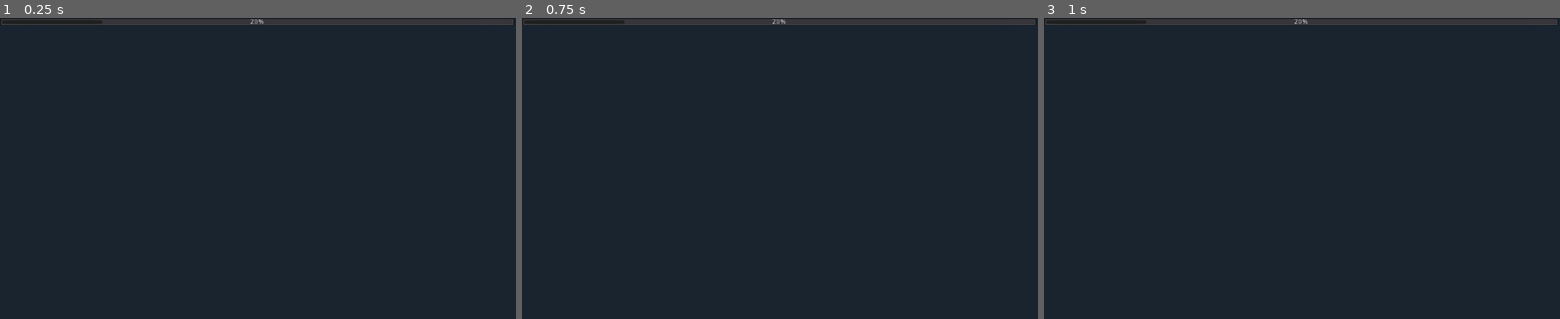
Above: before the commit, frames 1-3 (left to right).
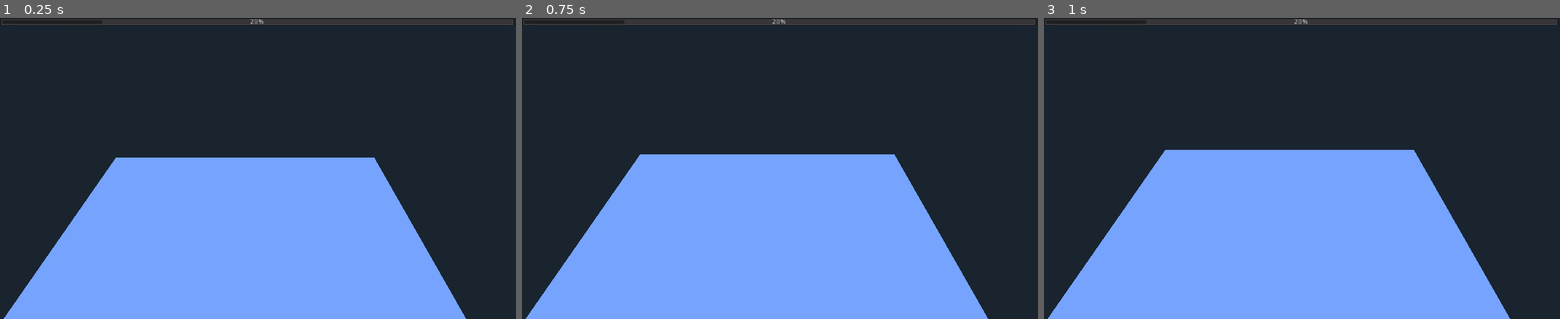
Above: after the commit, the same moments.

Repository: MichaelReel/Voronoi
Game: Godot game, scene res://Root.tscn
Two runs of this game, one before a commit and one after it. Both use one fixed random seed, a clock stepped at 60 frames per second and the inputs below.
Inputs:
- Up to frame 1 (0.25 s): no input
- Up to frame 2 (0.75 s): tap Enter at 0.5 s; hold Keypad 5 (camera_backward) from 0.53 s (still down)
- Up to frame 3 (1 s): keep holding Keypad 5 (camera_backward)

The runs differ from the first frame. In frame 1, 37% of the frame differs, in the area x 0-91%, y 46-100%; in frame 2, 38%; in frame 3, 39%, in the area x 0-91%, y 43-100%.

Commit message:
Changed the scale a little (to check I could). I'll probably park this as an demo for now. The loading thread still causes some issues.

Diff:
--- a/Root.tscn
+++ b/Root.tscn
@@ -31,6 +31,7 @@
 
 [node name="Generator" type="Spatial" parent="." index="0"]
 
+transform = Transform( 10, 0, 0, 0, 10, 0, 0, 0, 10, -5, -5, -5 )
 script = ExtResource( 1 )
 _sections_unfolded = [ "Transform" ]
 vertex_count = 1024
@@ -89,7 +90,6 @@
 [node name="BaseOutline" type="MeshInstance" parent="Generator" index="3"]
 
 transform = Transform( 1, 0, 0, 0, 1, 0, 0, 0, 1, 0.5, -0.01, 0.5 )
-visible = false
 layers = 1
 material_override = null
 cast_shadow = 1
@@ -106,7 +106,6 @@
 
 [node name="CameraMount" type="Spatial" parent="." index="1"]
 
-editor/display_folded = true
 transform = Transform( 1, 0, 0, 0, 1, 0, 0, 0, 1, 0.5, 0.5, 1.2 )
 script = ExtResource( 5 )
 _sections_unfolded = [ "Transform" ]
